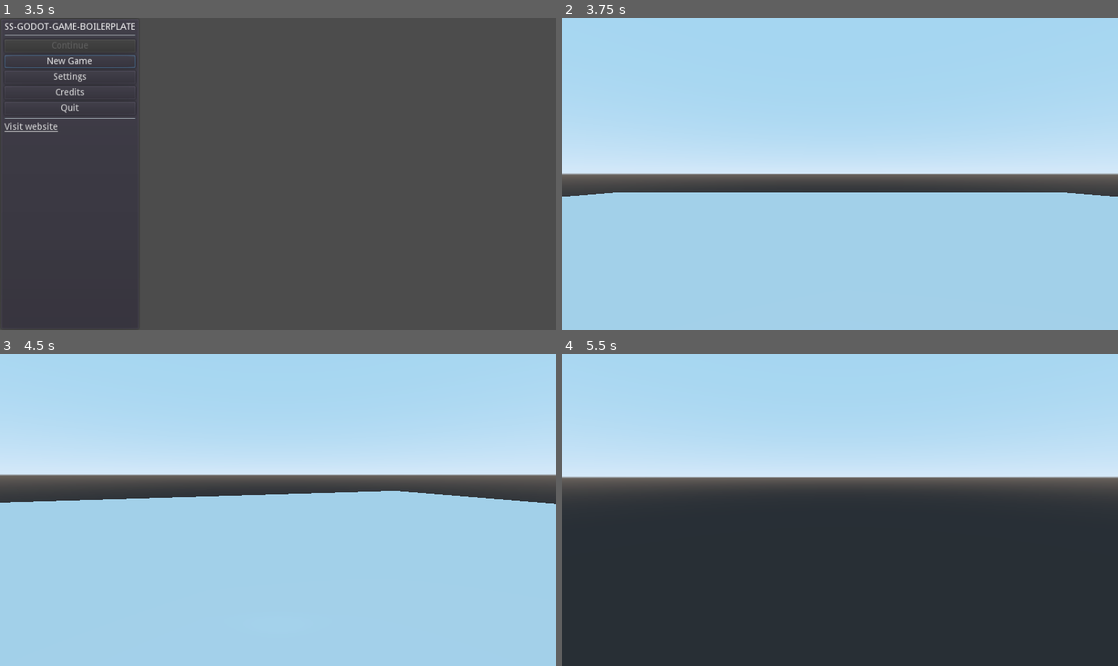
Above: before the commit, frames 1-4 (two rows, left to right).
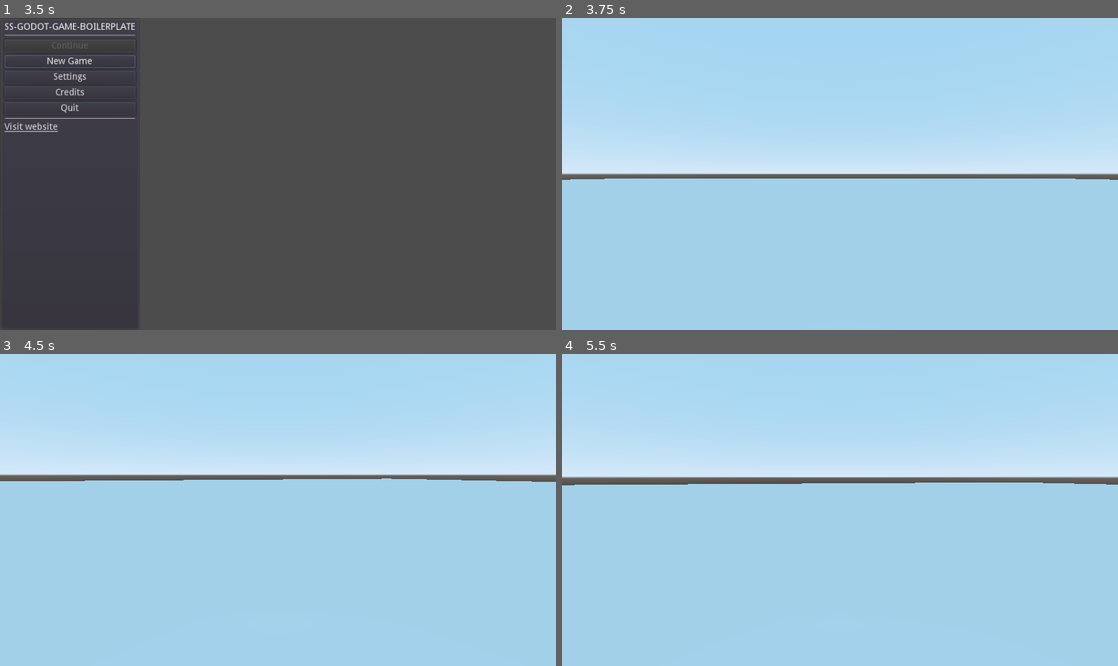
Above: after the commit, the same moments.

Repository: stalematestudio/ss-godot-game-boilerplate
Game: Godot game, scene res://scenes/main.tscn
Two runs of this game, one before a commit and one after it. Both use one fixed random seed, a clock stepped at 60 frames per second and the inputs below.
Inputs (mouse positions are in pixels of both pictures, inside the frame that each line leads up to):
- Up to frame 1 (3.5 s): tap Enter every 0.75 s from 0.5 to 2.75 s; move the mouse to (305, 174) at 0.52 s; hold W (movement_forward) from 0.53 s (still down); move the mouse to (250, 174) at 1.27 s; move the mouse to (289, 167) at 2.02 s; move the mouse to (272, 180) at 2.77 s
- Up to frame 2 (3.75 s): release W (movement_forward) at 3.5 s; click "New Game" at 3.5 s
- Up to frame 3 (4.5 s): tap Enter at 4.25 s; move the mouse to (316, 513) at 4.27 s; hold W (movement_forward) from 4.28 s (still down)
- Up to frame 4 (5.5 s): keep holding W (movement_forward); move the mouse to (795, 506) at 5.02 s

Frame 1 is identical in both runs. In frame 2, 4.6% of the frame differs, in the area x 0-100%, y 51-58%; in frame 3, 5.4%; in frame 4, 58%, in the area x 0-100%, y 41-100%.

Commit message:
Input test

Diff:
--- a/levels/demo/surface_boxshape.tres
+++ b/levels/demo/surface_boxshape.tres
@@ -1,4 +1,4 @@
 [gd_resource type="BoxShape" format=2]
 
 [resource]
-extents = Vector3( 20, 0.1, 20 )
+extents = Vector3( 80, 0.1, 80 )
--- a/levels/demo/surface_cubemesh.tres
+++ b/levels/demo/surface_cubemesh.tres
@@ -1,3 +1,4 @@
 [gd_resource type="CubeMesh" format=2]
 
 [resource]
+size = Vector3( 8, 2, 8 )
--- a/scripts/entity_scripts/Player.gd
+++ b/scripts/entity_scripts/Player.gd
@@ -44,7 +44,6 @@
 const OBJECT_GRAB_RAY_DISTANCE = 10
 var grabbed_object = null
 
-# Called when the node enters the scene tree for the first time.
 func _ready():
 	Input.set_mouse_mode(Input.MOUSE_MODE_CAPTURED)
 
@@ -108,11 +107,10 @@
 	#		joypad_vec = Vector2(0,0)
 	#	else:
 	#		joypad_vec = joypad_vec.normalized() * ((joypad_vec.length() - JOYPAD_DEADZONE)/(1 - JOYPAD_DEADZONE))
-	#	input_movement_vector += joypad_vec
-
-	#
+	#		input_movement_vector += joypad_vec
+
+	# Basis vectors are normalized
 	input_movement_vector = input_movement_vector.normalized()
-	# Basis vectors are normalized
 	direction += head_x_form.basis.z * input_movement_vector.y
 	direction += head_x_form.basis.x * input_movement_vector.x
 
